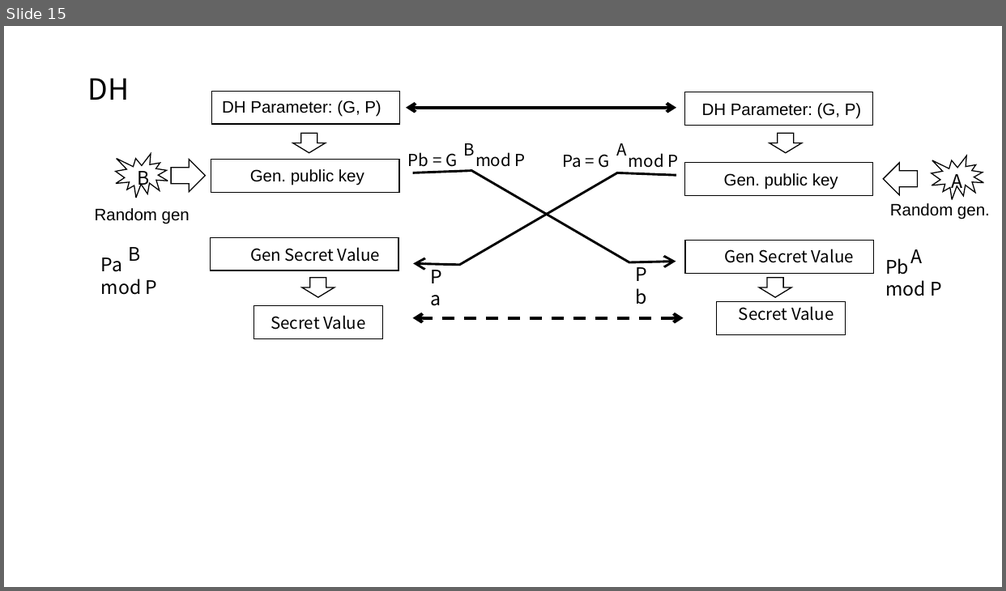
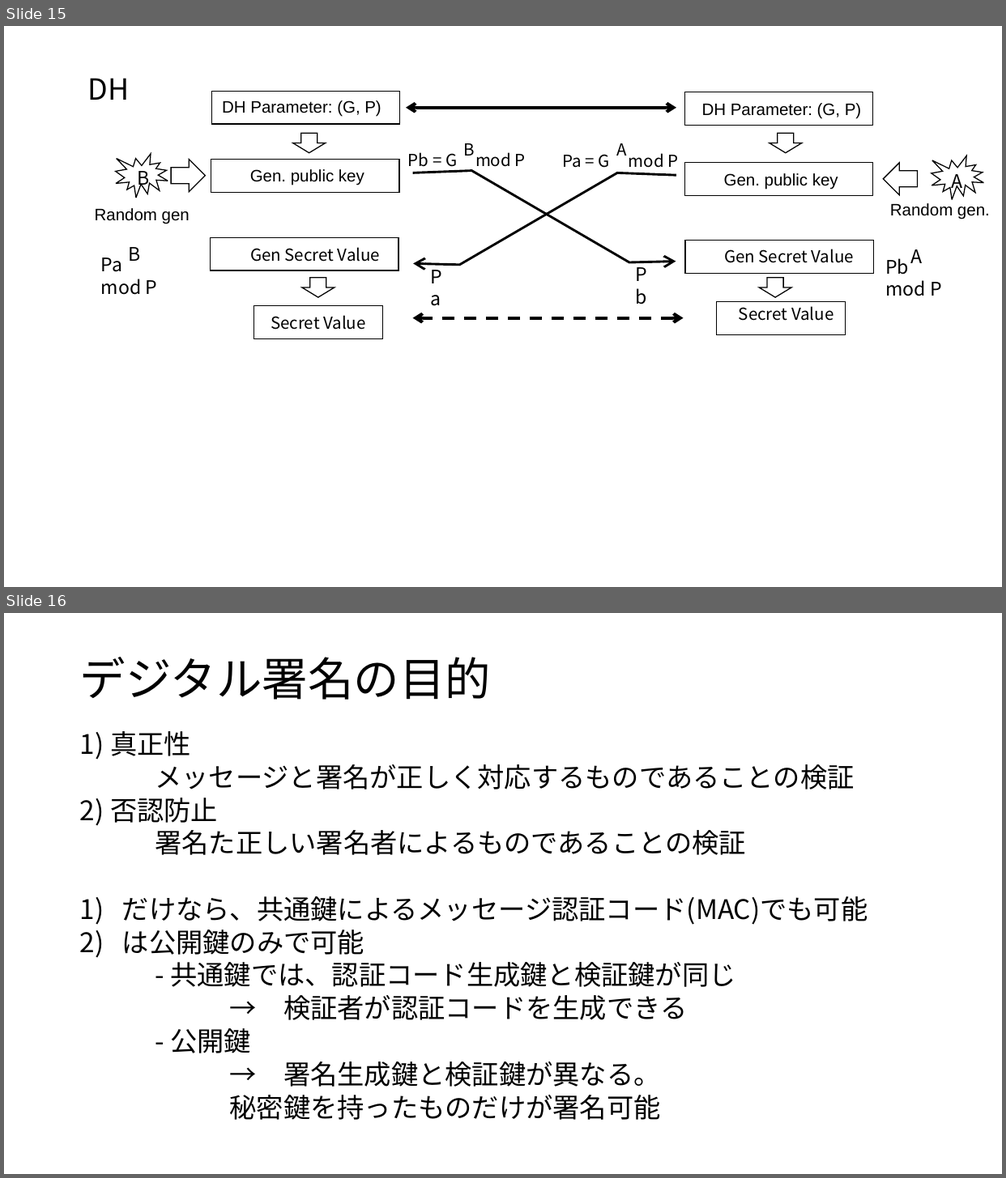
Before and after one commit to kojo1/TLSbook-en, a slide deck: Part1.Technology/Chapter3.Algorithm/Algorithm-fig-jp.pptx. Shown one above the other, each under a label of ours: slide 15 before the commit, slides 15 and 16 after it. The pictures are 1006x591 and 1006x1178 pixels, drawn with LibreOffice and Linux fonts; fonts in the diff are those of the drawing. Boxes give left, top, right and bottom in pixels: in the first picture for what was removed or moved away, otherwise in the second. Text is boxed around its words. In the diff, an @@ line names an element or a change of style, - is before the commit and + after.

```diff
--- a/Part1.Technology/Chapter3.Algorithm/Algorithm-fig-jp.pptx
+++ b/Part1.Technology/Chapter3.Algorithm/Algorithm-fig-jp.pptx
@@ slide 16 added at [4,613,1002,1174], background #FFFFFF @@
@@ title added at [80,657,491,700], 44 pt, text #000000 @@
+デジタル署名の目的
@@ text added at [80,731,867,1120], 25.9 pt, text #000000 @@
+1) 真正性
+メッセージと署名が正しく対応するものであることの検証
+2) 否認防止
+署名た正しい署名者によるものであることの検証
+1) だけなら、共通鍵によるメッセージ認証コード(MAC)でも可能
+2) は公開鍵のみで可能
+- 共通鍵では、認証コード生成鍵と検証鍵が同じ
+→ 検証者が認証コードを生成できる
+- 公開鍵
+→ 署名生成鍵と検証鍵が異なる。
+秘密鍵を持ったものだけが署名可能
```
Also in this commit, not shown: 5 other slides added, 5 other files.
